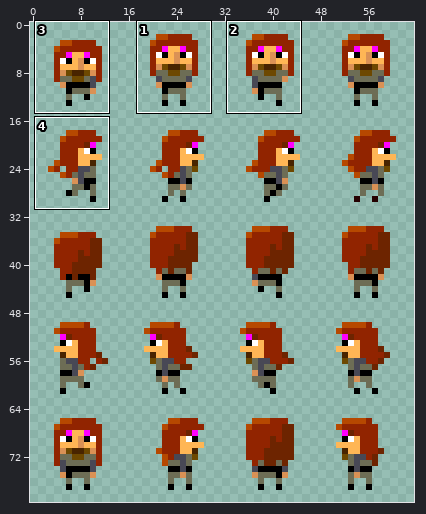
Edited in one commit: pixel-art file (assets/wearable_sprite_layout.aseprite). The picture above shows the old version from afar; the outline marks the close-up.
Close-up. Before the edit:
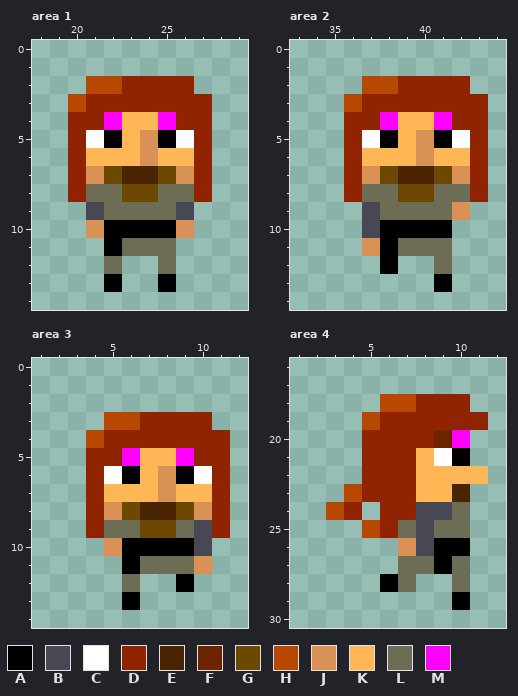
64x80 pixels, 1 frame. Shown: area 1: x 18..29, y 0..14; area 2: x 33..44, y 0..14; area 3: x 1..12, y 0..14; area 4: x 1..12, y 16..30. The commit also changed other parts of the picture, which this record leaves out.
Visible layers, top first: "Layer 4", "Layer".
Palette (. is transparent): A #000000  B #484855  C #ffffff  D #912400  E #482400  F #6d2400  G #6d4800  H #b64800  J #da9155  K #ffb655  L #6d6d55  M #ff00ff
Pixels before, area 1, first column x 20:
 2 .HHDDDD.
 3 HDDDDDDD
 4 DDMKKMDD
 5 DCAKJACD
 6 DKKKJKKD
 7 DJGEEGJD
 8 DLLGGLLD
 9 .BLLLLB.
10 .JAAAAJ.
11 ..ALLL..
12 ..L..L..
13 ..A..A..
Pixels before, area 2, first column x 36:
 2 .HHDDDD.
 3 HDDDDDDD
 4 DDMKKMDD
 5 DCAKJACD
 6 DKKKJKKD
 7 DJGEEGJD
 8 DLLGGLLD
 9 .BLLLLJ.
10 .BAAAA..
11 .JALLL..
12 ..A..L..
13 .....A..
Pixels before, area 3, first column x 4:
 3 .HHDDDD.
 4 HDDDDDDD
 5 DDMKKMDD
 6 DCAKJACD
 7 DKKKJKKD
 8 DJGEEGJD
 9 DLLGGLBD
10 .JAAAAB.
11 ..ALLLJ.
12 ..L..A..
13 ..A.....
Pixels before, area 4, first column x 3:
18 ...HHDDD.
19 ..HDDDDDD
20 ..DDDDFM.
21 ..DDDKCA.
22 ..DDDKKKK
23 .HDDDKKE.
24 HD.DDBBL.
25 ..HDLBLL.
26 ....JBAA.
27 ....LLAL.
28 ...AL..L.
29 .......A.
The result:
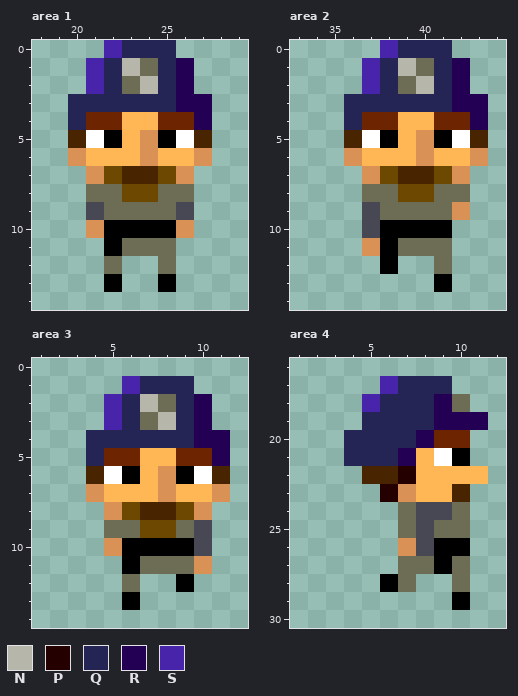
Colours new in this view: N #b6b6aa  P #240000  Q #242455  R #240055  S #4824aa
Diff:
Changed rows in their new state; - is an unchanged pixel.
Area 1, layer "Layer 4":
first column x 20:
 0 --SQQQ--
 1 -SQNLQR-
 2 -SQLNQR-
 3 QQQQQQRR
 4 QFF--FFR
 5 E------E
 6 J------J
 7 .------.
 8 .------.
Area 2, layer "Layer 4":
first column x 36:
 0 --SQQQ--
 1 -SQNLQR-
 2 -SQLNQR-
 3 QQQQQQRR
 4 QFF--FFR
 5 E------E
 6 J------J
 7 .------.
 8 .------.
Area 3, layer "Layer 4":
first column x 4:
 1 --SQQQ--
 2 -SQNLQR-
 3 -SQLNQR-
 4 QQQQQQRR
 5 QFF--FFR
 6 E------E
 7 J------J
 8 .------.
 9 .------.
Area 4, layer "Layer 4":
first column x 3:
17 ---SQQQ--
18 --SQQQRL-
19 --QQQQRRR
20 -QQQQR-F-
21 -QQQR----
22 --EEP----
23 -..PJ----
24 ..-.L----
25 --..-----
Pixel boxes of the changes (left, top, right, bottom) in both close-ups:
changed: (68, 40, 212, 202)
changed: (344, 40, 488, 202)
changed: (86, 376, 230, 538)
changed: (326, 376, 488, 538)
